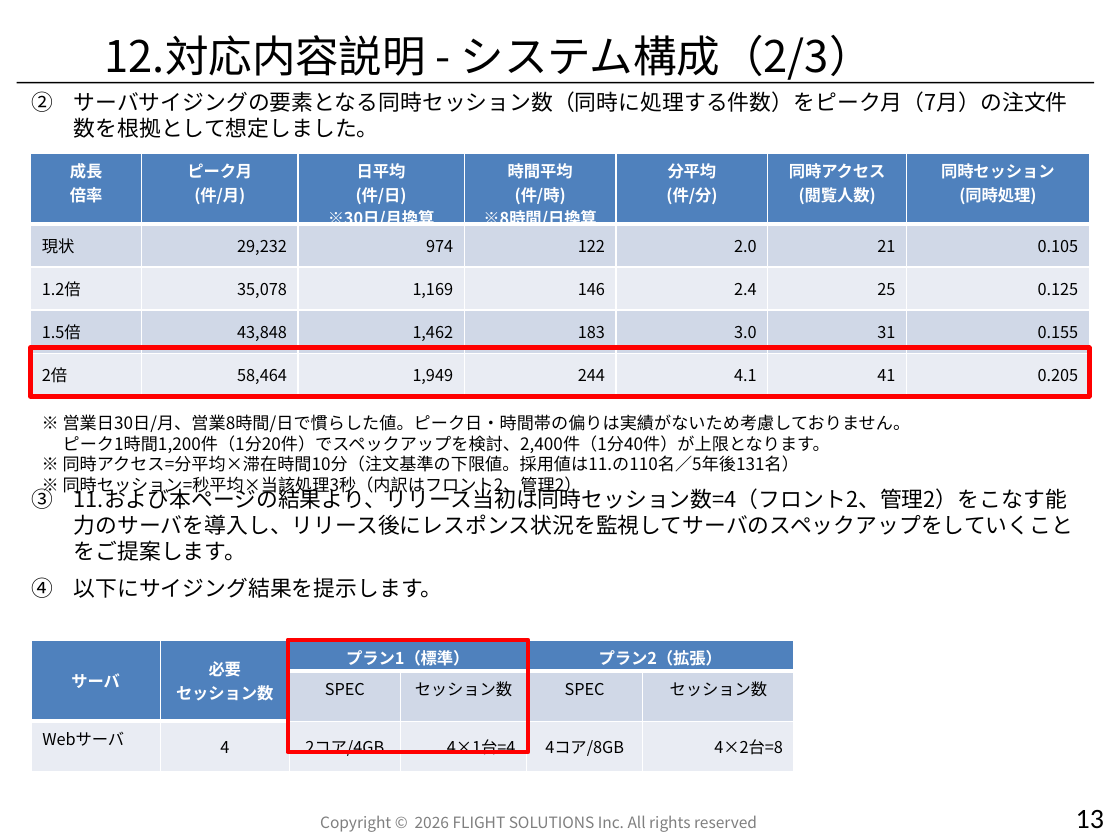
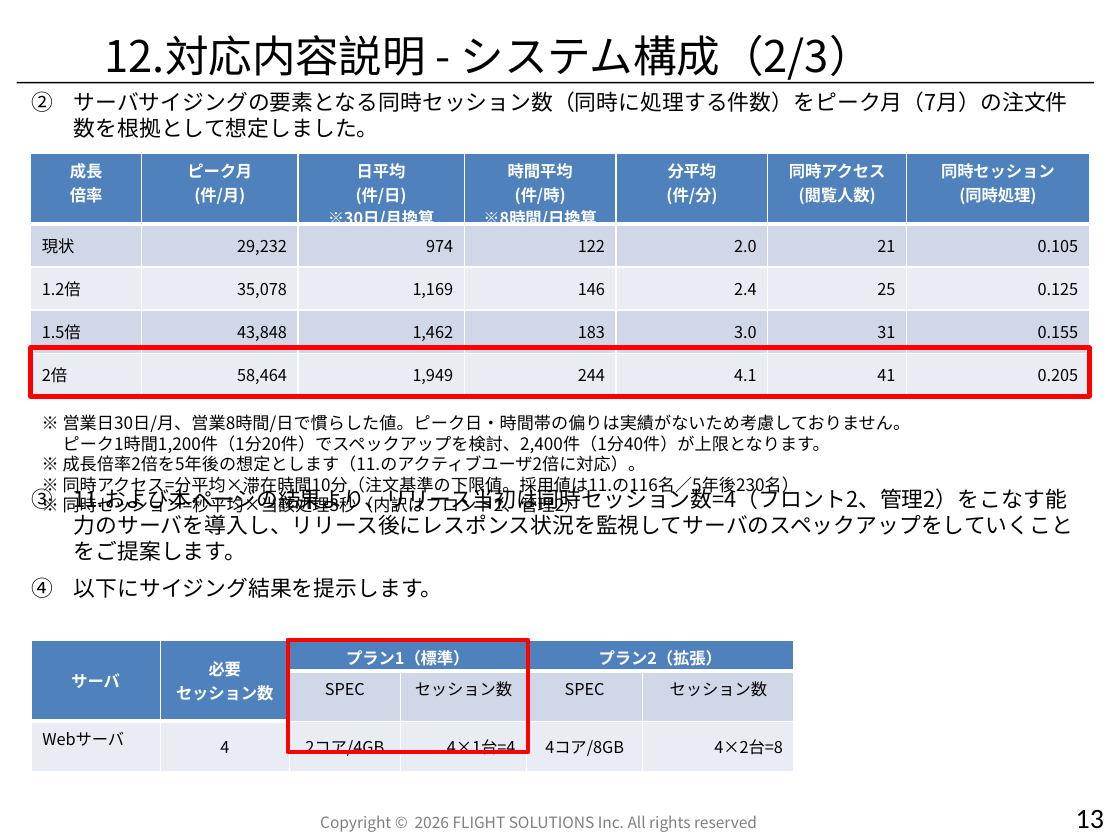
Before and after one commit to kozonoflight/git_tutorial, a slide deck: slide 13 of 要件定義書_非機能要件_20260917_v2.pptx. Drawn at 1120x840 pixels with LibreOffice and Linux fonts; fonts in the diff are those of the drawing; background and template pictures are left out. Boxes give left, top, right and bottom in pixels: in the first picture for what was removed or moved away, otherwise in the second. Text is boxed around its words. In the diff, an @@ line names an element or a change of style, - is before the commit and + after.

```diff
--- a/要件定義書_非機能要件_20260917_v2.pptx
+++ b/要件定義書_非機能要件_20260917_v2.pptx
@@ text at (63, 455, 799, 496): text changed @@
-※ 同時アクセス=分平均×滞在時間10分（注文基準の下限値。採用値は11.の110名／5年後131名）
+※ 成長倍率2倍を5年後の想定とします（11.のアクティブユーザ2倍に対応）。
+※ 同時アクセス=分平均×滞在時間10分（注文基準の下限値。採用値は11.の116名／5年後230名）
```
Also in this commit, not shown: 4 other slides changed, 1 other file.
